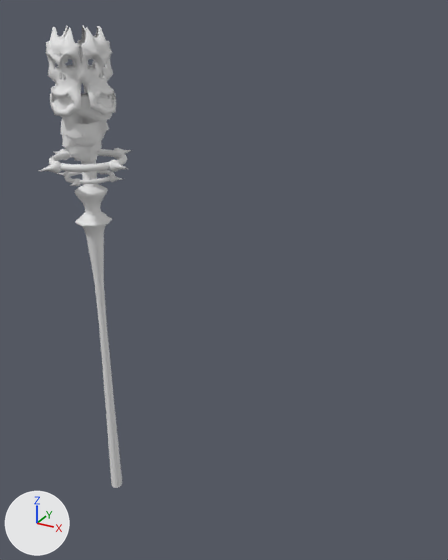
A saved change to the FBX model SibGameJam2025/Assets/Mehanics/PlayerSystem/Import/Stick.fbx.
Camera for both pictures: a 50 mm lens placed at (2.21, -2.53, 3.9), pointed at (0.62, 0.36, 2.46). The lights are fixed; the arrows at lower left show +X, +Y and +Z. The picture after the commit comes second. Where no turn or scale is listed for an object, it has been applied to the vertices. Vertices at exactly the same position are counted once.

The scene before the commit, as lines of its bpy script (objects in view):
```python
me_cube_013 = bpy.data.meshes.new('Cube.013')
me_cube_013.from_pydata(...)  # 264 vertices, 512 faces; spans x -0.1..0.1, y -0.1..0.1, z -0.89..1.56
me_cube_014 = bpy.data.meshes.new('Cube.014')
me_cube_014.from_pydata(...)  # 200 vertices, 120 faces; spans x -0.162..0.162, y -0.162..0.162, z 0.029..0.075
me_plane_005 = bpy.data.meshes.new('Plane.005')
me_plane_005.from_pydata(...)  # 860 vertices, 1512 faces; spans x -0.175..0.175, y -0.175..0.175, z -0.036..0.37
me_plane_006 = bpy.data.meshes.new('Plane.006')
me_plane_006.from_pydata(...)  # 286 vertices, 497 faces; spans x -0.143..0.15, y -0.15..0.154, z -0.327..0.021
me_sphere_003 = bpy.data.meshes.new('Sphere.003')
me_sphere_003.from_pydata(...)  # 424 vertices, 832 faces; spans x -0.312..0.312, y -0.312..0.312, z -0.067..-0.005
me_sphere_004 = bpy.data.meshes.new('Sphere.004')
me_sphere_004.from_pydata(...)  # 424 vertices, 832 faces; spans x -0.202..0.202, y -0.202..0.202, z -0.044..-0.003
ob_cube = bpy.data.objects.new('Cube', me_cube_013)
ob_cube.location = (0.0, 0.0, 1.858)
ob_cube_009 = bpy.data.objects.new('Cube.009', me_cube_014)
ob_cube_009.location = (0.0, 0.0, 3.448)
ob_plane_001 = bpy.data.objects.new('Plane.001', me_plane_005)
ob_plane_001.location = (0.0, 0.0, 3.448)
ob_plane_002 = bpy.data.objects.new('Plane.002', me_plane_006)
ob_plane_002.location = (0.0, 0.0, 3.495)
ob_sphere_001 = bpy.data.objects.new('Sphere.001', me_sphere_003)
ob_sphere_001.location = (0.0, 0.0, 3.196)
ob_sphere_002 = bpy.data.objects.new('Sphere.002', me_sphere_004)
ob_sphere_002.location = (0.0, 0.0, 3.094)
```
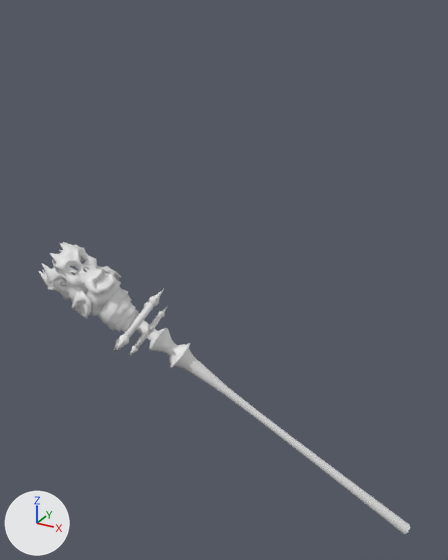
Commit message: added palka

Where the newer file only moved an object's origin or applied its transform, the numbers keep the older frame.

Edits to the bpy script that builds the scene:
```text
Change me_sphere_003:
    used by ob_sphere_001; location = (0.0, 0.0, 3.196)
    remove me_sphere_003.from_pydata(...)  # 424 vertices, 832 faces; spans x -0.312..0.312, y -0.312..0.312, z -0.067..-0.005
    add me_sphere_003.from_pydata(...)  # 424 vertices, 832 faces; spans x -0.156..0.231, y -0.038..0.594, z -1.387..-0.865
    me_sphere_003 part 5: the whole mesh is multiplied about its middle by the matrix ((0.368, 0.55, -0.79), (-0.957, 0.299, -0.238), (0.102, 0.818, 0.617)), then moved by (0.038, 0.278, -1.09)
Change me_cube_013:
    used by ob_cube; location = (0.0, 0.0, 1.858)
    remove me_cube_013.from_pydata(...)  # 264 vertices, 512 faces; spans x -0.1..0.1, y -0.1..0.1, z -0.89..1.56
    add me_cube_013.from_pydata(...)  # 264 vertices, 512 faces; spans x -1.25..0.73, y -0.41..0.25, z -0.58..0.99
    me_cube_013 part 4: the whole mesh is multiplied about the mesh origin by the matrix ((0.661, -0.016, -0.79), (-0.26, 0.968, -0.238), (0.746, 0.352, 0.617))
Change me_plane_005:
    used by ob_plane_001; location = (0.0, 0.0, 3.448)
    remove me_plane_005.from_pydata(...)  # 860 vertices, 1512 faces; spans x -0.175..0.175, y -0.175..0.175, z -0.036..0.37
    add me_plane_005.from_pydata(...)  # 860 vertices, 1512 faces; spans x -0.363..0.141, y -0.231..0.181, z -0.162..0.325
    me_plane_005 part 3: the whole mesh is multiplied about the mesh origin by the matrix ((0.661, -0.016, -0.79), (-0.26, 0.968, -0.238), (0.746, 0.352, 0.617))
Change me_sphere_004:
    used by ob_sphere_002; location = (0.0, 0.0, 3.094)
    remove me_sphere_004.from_pydata(...)  # 424 vertices, 832 faces; spans x -0.202..0.202, y -0.202..0.202, z -0.044..-0.003
    add me_sphere_004.from_pydata(...)  # 424 vertices, 832 faces; spans x -0.02..0.235, y 0.134..0.465, z -1.203..-0.955
    me_sphere_004 part 1: the whole mesh is multiplied about its middle by the matrix ((0.34, -0.567, -0.79), (0.678, 0.738, -0.238), (0.697, -0.441, 0.617)), then moved by (0.107, 0.299, -1.056)
Change me_plane_006:
    used by ob_plane_002; location = (0.0, 0.0, 3.495)
    remove me_plane_006.from_pydata(...)  # 286 vertices, 497 faces; spans x -0.143..0.15, y -0.15..0.154, z -0.327..0.021
    add me_plane_006.from_pydata(...)  # 286 vertices, 497 faces; spans x -0.096..0.293, y -0.151..0.162, z -0.272..0.126
    me_plane_006 part 2: the whole mesh is multiplied about the mesh origin by the matrix ((0.661, -0.016, -0.79), (-0.26, 0.968, -0.238), (0.746, 0.352, 0.617))
Change ob_cube:
    ob_cube.location: (0.0, 0.0, 1.858) -> (1.064, 0.587, 1.268)
Change ob_plane_001:
    ob_plane_001.location: (0.0, 0.0, 3.448) -> (-0.19, 0.209, 2.248)
Change ob_cube_009:
    ob_cube_009.location: (0.0, 0.0, 3.448) -> (-0.19, 0.209, 2.248)
Change ob_plane_002:
    ob_plane_002.location: (0.0, 0.0, 3.495) -> (-0.226, 0.198, 2.276)
```

Pixel boxes (x1, y1, x2, y2) of what changed, in the pictures (448 x 560 px):
'Plane.001', reshaped, moved (17% wider, 14% shorter)
    before: (45, 26, 116, 116)
    after: (38, 242, 121, 319)
'Cube', reshaped, moved
    before: (74, 160, 122, 488)
    after: (136, 320, 410, 534)
'Plane.002', reshaped, moved
    before: (60, 92, 112, 161)
    after: (81, 279, 140, 332)
'Sphere.001', reshaped (44% narrower, 150% taller)
    before: (39, 148, 132, 173)
    after: (112, 289, 164, 353)
'Sphere.002', reshaped
    before: (56, 170, 123, 186)
    after: (128, 307, 167, 357)
'Cube.009', moved
    before: (57, 93, 110, 102)
    after: (76, 271, 104, 308)
